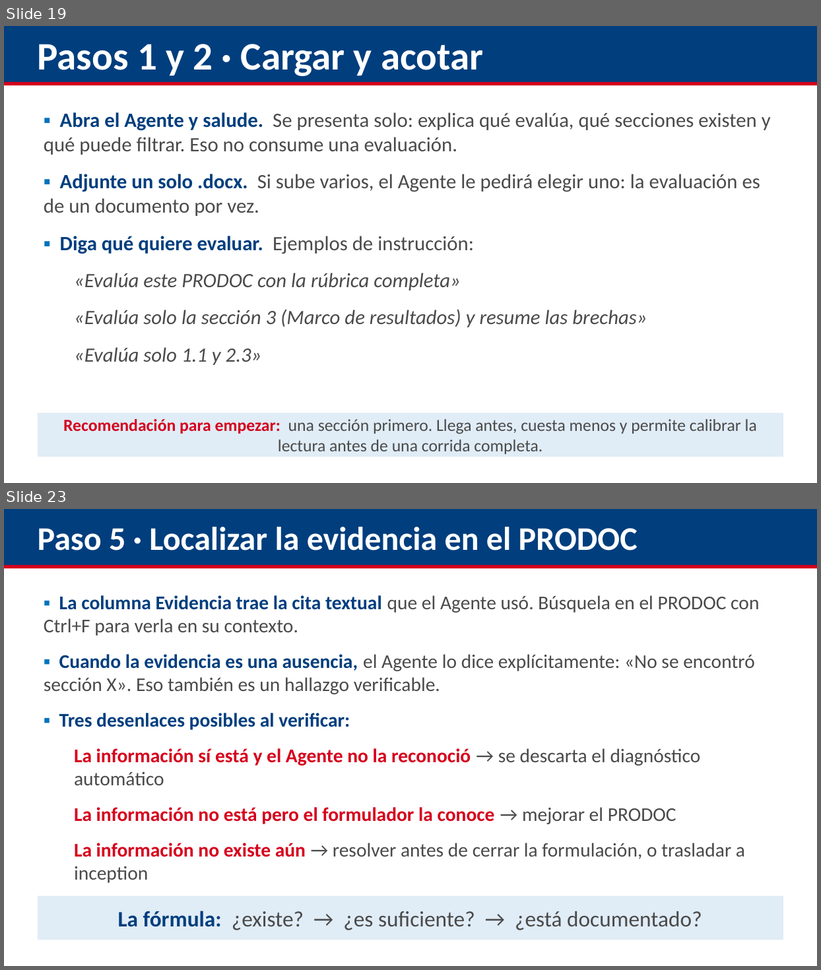
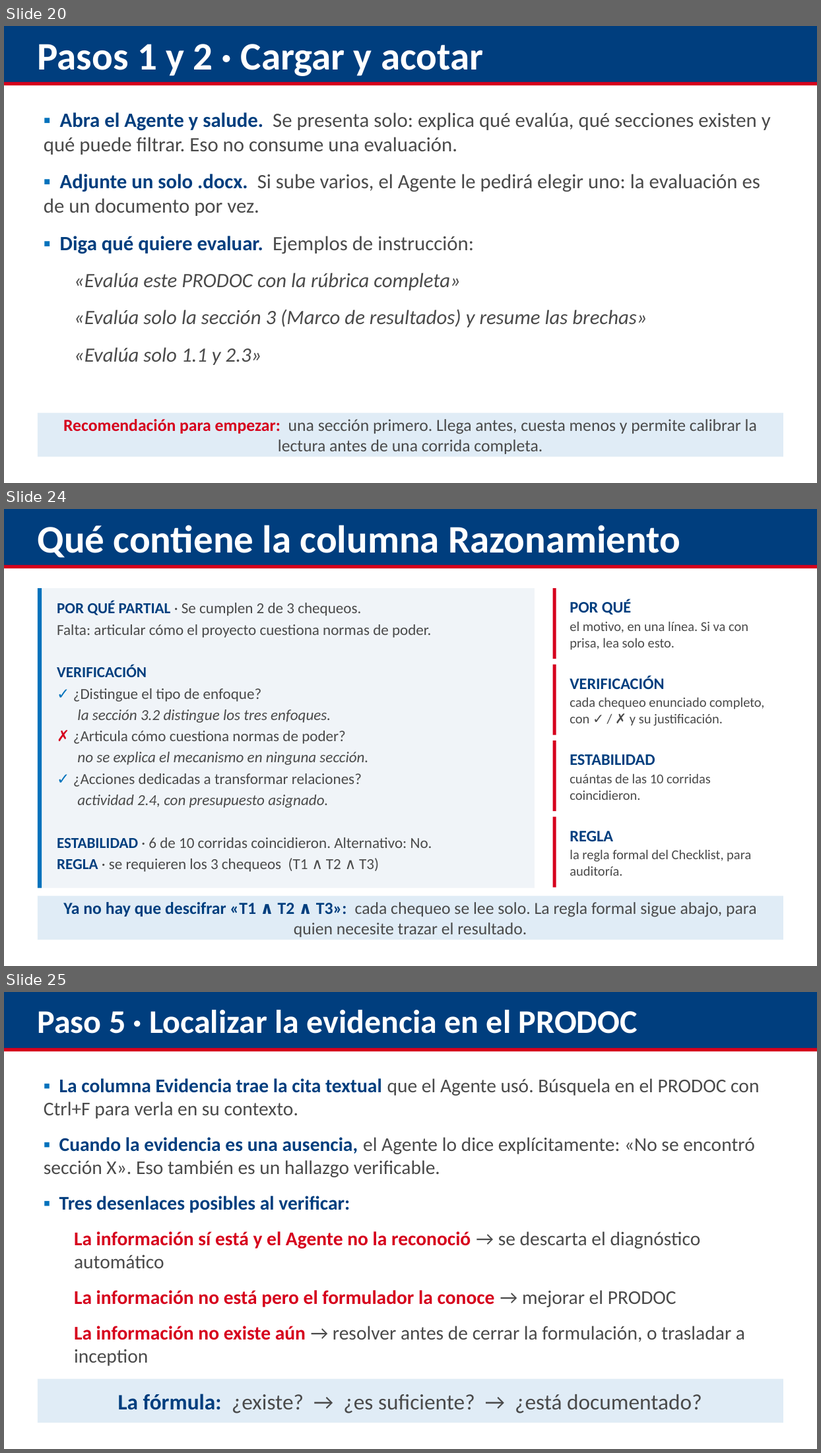
Before and after one commit to aevpsnow6-oss/deploy, a slide deck: presentation/capacitacion_appraisal/Capacitacion_Appraisal_GPT_Ahmed.pptx. Shown one above the other, each under a label of ours: slides 19 and 23 before the commit, slides 20, 24 and 25 after it; the slides between them are not shown. The pictures are 821x970 and 821x1453 pixels, drawn with LibreOffice and Linux fonts; fonts in the diff are those of the drawing. Boxes give left, top, right and bottom in pixels: in the first picture for what was removed or moved away, otherwise in the second. Text is boxed around its words. In the diff, an @@ line names an element or a change of style, - is before the commit and + after.

```diff
--- a/presentation/capacitacion_appraisal/Capacitacion_Appraisal_GPT_Ahmed.pptx
+++ b/presentation/capacitacion_appraisal/Capacitacion_Appraisal_GPT_Ahmed.pptx
@@ slide 24 added at [4, 509, 817, 966], background #FFFFFF @@
@@ rectangle added at [4, 509, 817, 565], fill #003E7E @@
@@ text added at [38, 525, 680, 558], 46 pt, text #FFFFFF, bold @@
+Qué contiene la columna Razonamiento
@@ rectangle added at [4, 565, 817, 569], fill #D6001C @@
@@ rectangle added at [38, 588, 535, 889], fill #F0F4F8 @@
@@ rectangle added at [38, 588, 42, 889], fill #0072BC @@
@@ text added at [57, 601, 432, 872], 18 pt, text #4A4A4A @@
+POR QUÉ PARTIAL · Se cumplen 2 de 3 chequeos.
+Falta: articular cómo el proyecto cuestiona normas de poder.
+VERIFICACIÓN
+✓ ¿Distingue el tipo de enfoque?
+la sección 3.2 distingue los tres enfoques.
+✗ ¿Articula cómo cuestiona normas de poder?
+no se explica el mecanismo en ninguna sección.
+✓ ¿Acciones dedicadas a transformar relaciones?
+actividad 2.4, con presupuesto asignado.
+ESTABILIDAD · 6 de 10 corridas coincidieron. Alternativo: No.
+REGLA · se requieren los 3 chequeos (T1 ∧ T2 ∧ T3)
@@ rectangle added at [553, 588, 783, 659], fill #FFFFFF @@
@@ rectangle added at [553, 588, 556, 659], fill #D6001C @@
@@ text added at [570, 599, 748, 650], 16 pt, text #4A4A4A @@
+POR QUÉ
+el motivo, en una línea. Si va con prisa, lea solo esto.
@@ rectangle added at [553, 665, 783, 735], fill #FFFFFF @@
@@ rectangle added at [553, 665, 556, 735], fill #D6001C @@
@@ text added at [570, 676, 764, 726], 16 pt, text #4A4A4A @@
+VERIFICACIÓN
+cada chequeo enunciado completo, con ✓ / ✗ y su justificación.
@@ rectangle added at [553, 741, 783, 811], fill #FFFFFF @@
@@ rectangle added at [553, 741, 556, 811], fill #D6001C @@
@@ text added at [570, 755, 711, 800], 16 pt, text #4A4A4A @@
+ESTABILIDAD
+cuántas de las 10 corridas coincidieron.
@@ rectangle added at [553, 817, 783, 888], fill #FFFFFF @@
@@ rectangle added at [553, 817, 556, 888], fill #D6001C @@
@@ text added at [570, 831, 751, 876], 16 pt, text #4A4A4A @@
+REGLA
+la regla formal del Checklist, para auditoría.
@@ rectangle added at [38, 896, 783, 940], fill #E0ECF6, 20 pt, text #4A4A4A @@
+Ya no hay que descifrar «T1 ∧ T2 ∧ T3»: cada chequeo se lee solo. La regla formal sigue abajo, para quien necesite trazar el resultado.
@@ what was slide 19 is now slide 20 @@
@@ what was slide 23 is now slide 25 @@
```
Also in this commit, not shown: 3 slides changed, 1 other slide added, 19 other files.
